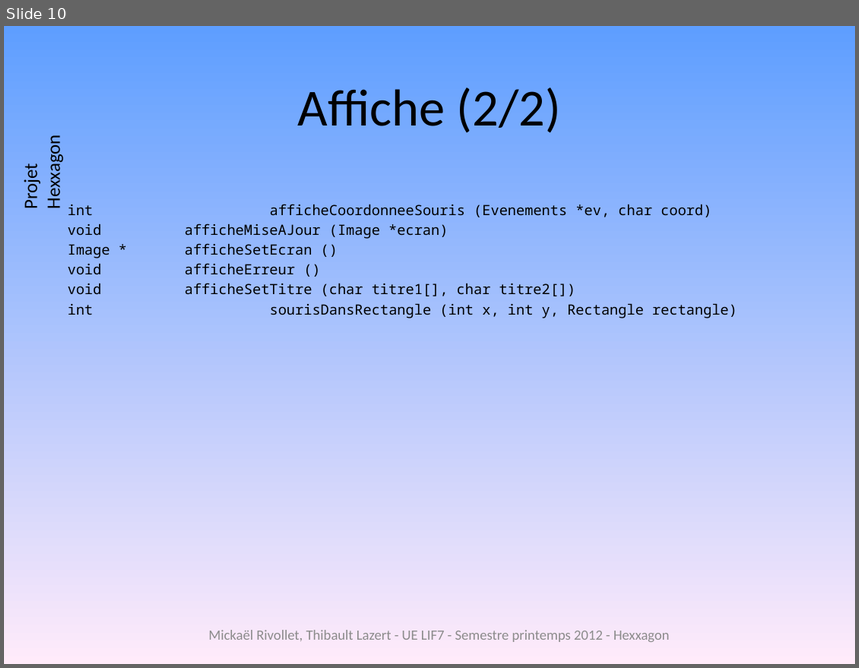
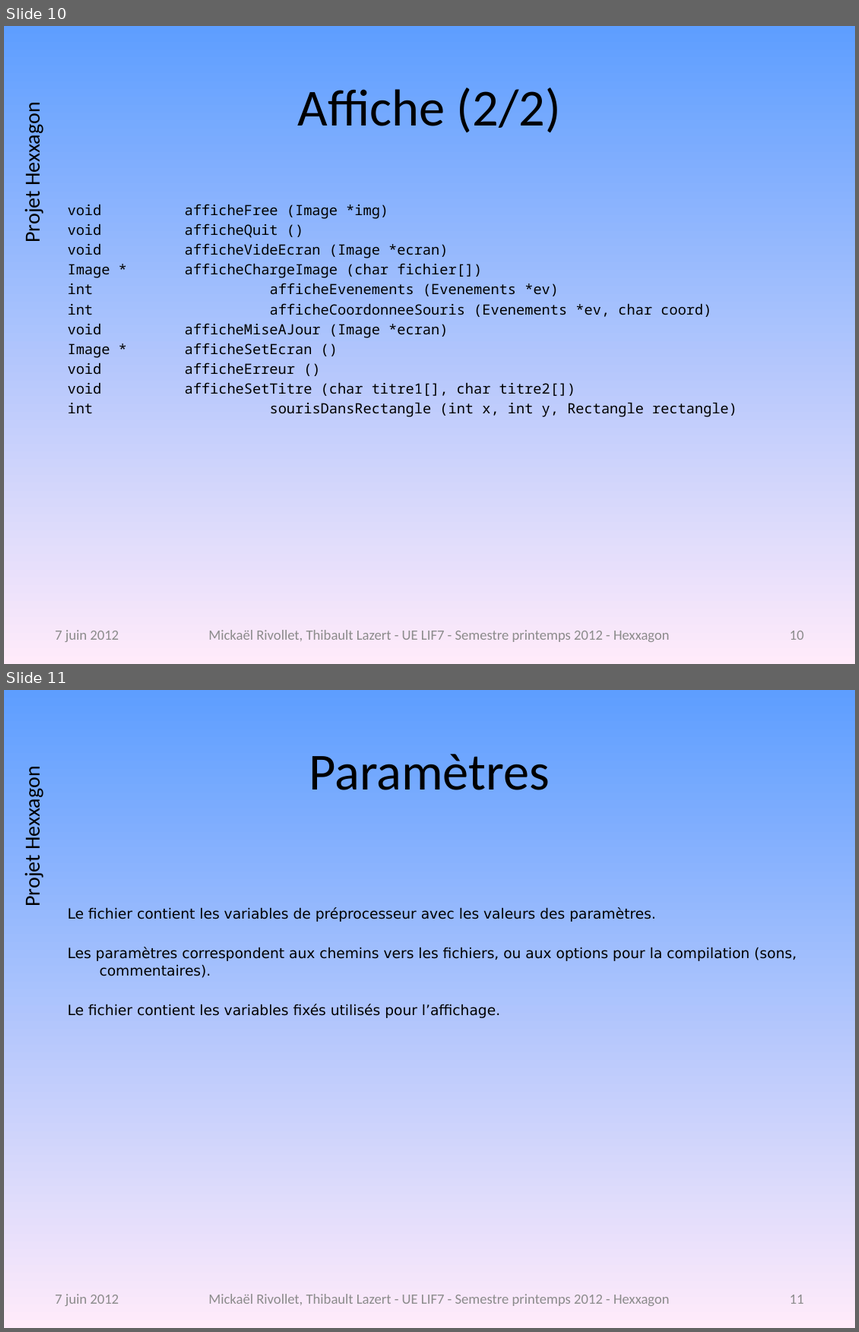
Before and after one commit to freeman1987/lazert-rivollet-lif7, a slide deck: projet/doc/diagrammecomplet.pptx. Shown one above the other, each under a label of ours: slide 10 before the commit, slides 10 and 11 after it. The pictures are 859x668 and 859x1332 pixels, drawn with LibreOffice and Linux fonts; fonts in the diff are those of the drawing; background and template pictures are left out. Boxes give left, top, right and bottom in pixels: in the first picture for what was removed or moved away, otherwise in the second. Text is boxed around its words. In the diff, an @@ line names an element or a change of style, - is before the commit and + after.

```diff
--- a/projet/doc/diagrammecomplet.pptx
+++ b/projet/doc/diagrammecomplet.pptx
@@ slide 11 added at [4,690,855,1328], background gradient #5E9EFF to #FFEBFA; not listed: 1 template element that a slide beside it also shows @@
@@ title added at [309,754,550,790], 44 pt, text #000000 @@
+Paramètres
@@ text added at [68,907,797,1018], 12 pt, text #000000 @@
+Le fichier contient les variables de préprocesseur avec les valeurs des paramètres.
+Les paramètres correspondent aux chemins vers les fichiers, ou aux options pour la compilation (sons, commentaires).
+Le fichier contient les variables fixés utilisés pour l’affichage.
@@ text added at [55,1294,119,1306], 12 pt, text #8C8C8C @@
+7 juin 2012
@@ text added at [208,1294,670,1306], 12 pt, text #8C8C8C @@
+Mickaël Rivollet, Thibault Lazert - UE LIF7 - Semestre printemps 2012 - Hexxagon
@@ page number added at [790,1295,804,1304], 12 pt, text #8B8B8B @@
+11
@@ slide 10 changed as well @@
@@ text "Projet Hexxagon" at [19,110,45,241]: size 16 to 18 pt @@
@@ text at [68,204,559,297]: paragraphs added @@
+void afficheFree (Image *img)
+void afficheQuit ()
+void afficheVideEcran (Image *ecran)
+Image * afficheChargeImage (char fichier[])
+int afficheEvenements (Evenements *ev)
@@ text added at [55,630,119,642], 12 pt, text #8C8C8C @@
+7 juin 2012
@@ page number added at [790,631,804,640], 12 pt, text #8B8B8B @@
+10
```
Also in this commit, not shown: 11 other slides changed, 4 other slides added, 3 other files.
